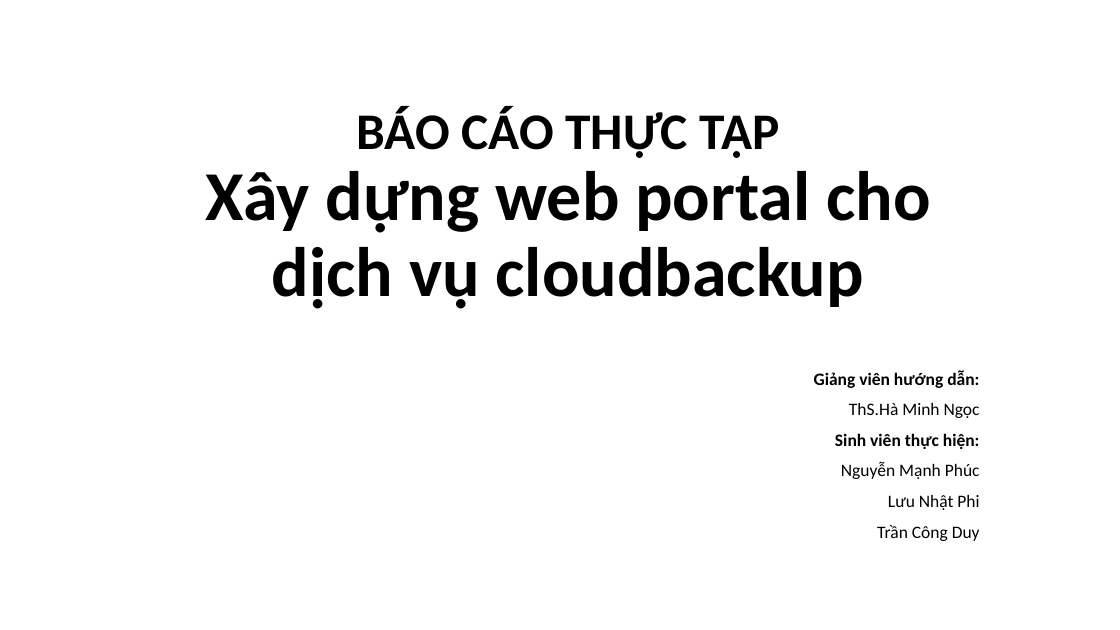
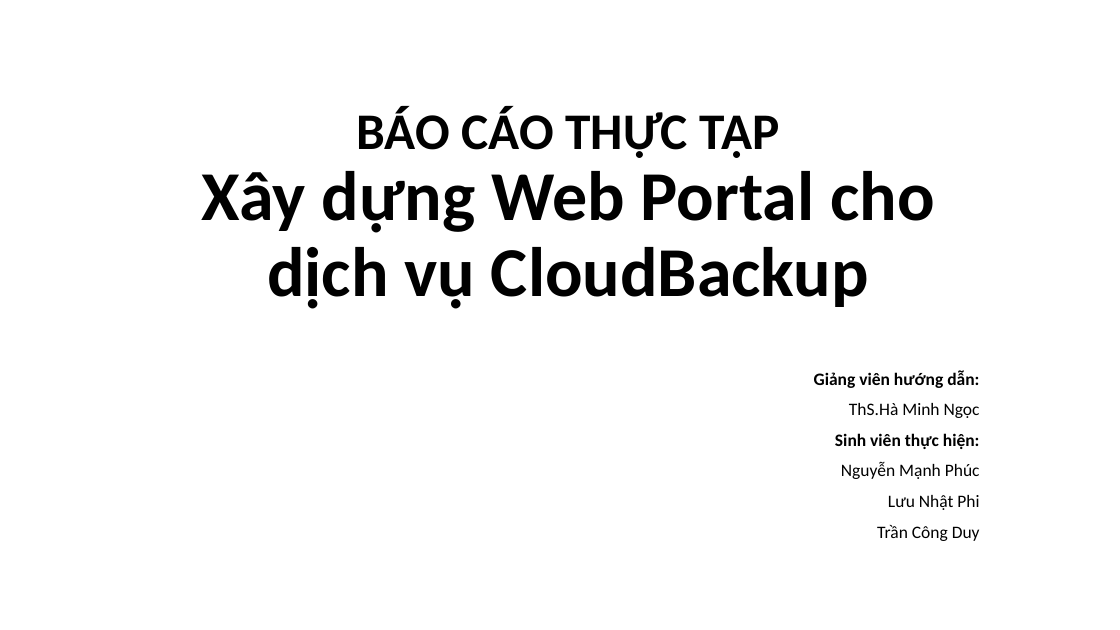
Before and after one commit to nguyenmanhphuc/DoAnA, a slide deck: slide 1 of BÁO CÁO THỰC TẬP.pptx. Drawn at 1120x630 pixels with LibreOffice and Linux fonts; fonts in the diff are those of the drawing. Boxes give left, top, right and bottom in pixels: in the first picture for what was removed or moved away, otherwise in the second. Text is boxed around its words. In the diff, an @@ line names an element or a change of style, - is before the commit and + after.

```diff
--- a/BÁO CÁO THỰC TẬP.pptx
+++ b/BÁO CÁO THỰC TẬP.pptx
@@ title at (201, 106, 934, 309): text changed @@
-BÁO CÁO THỰC TẬP
-Xây dựng web portal cho dịch vụ cloudbackup
+BÁO CÁO THỰC TẬP
+Xây dựng Web Portal cho dịch vụ CloudBackup
```
Also in this commit, not shown: 6 other slides changed, 2 slides removed.
